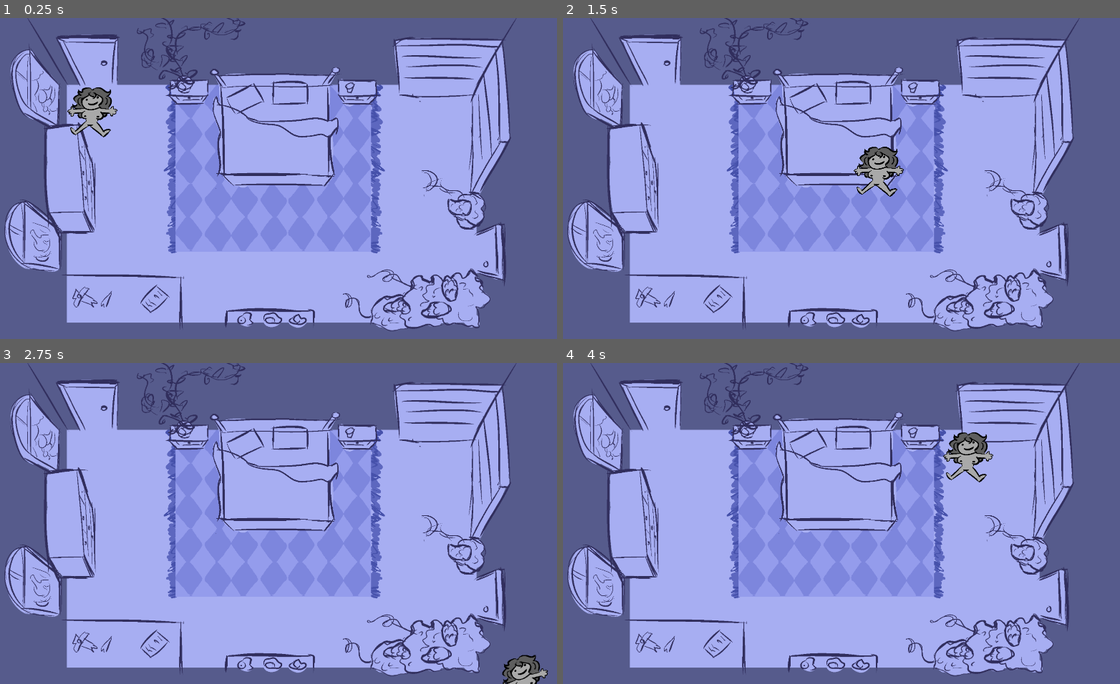
Above: before the commit, frames 1-4 (two rows, left to right).
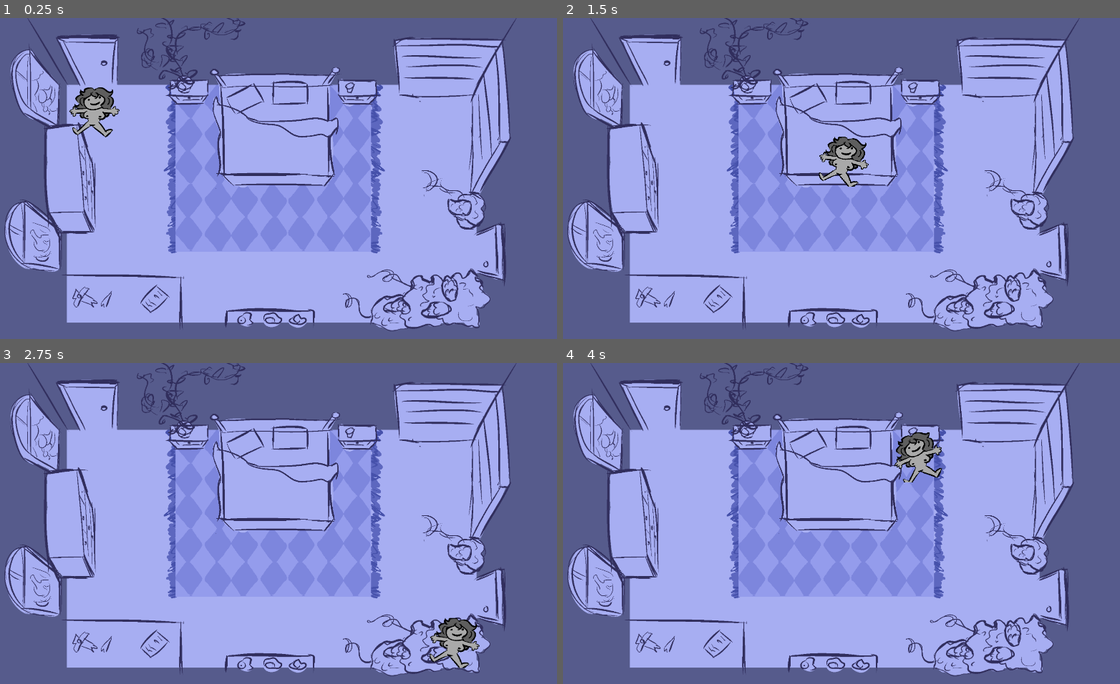
Above: after the commit, the same moments.

Repository: Jigamaree/Witchs-Orders
Game: Godot game, scene res://Scenes/Room_Bedroom.tscn
Two runs of this game, one before a commit and one after it. Both use one fixed random seed, a clock stepped at 60 frames per second and the inputs below.
Inputs:
- Up to frame 1 (0.25 s): no input
- Up to frame 2 (1.5 s): tap Enter at 0.5 s; hold Right (ui_right) 0.53-1.28 s; hold Down (ui_down) from 1.28 s (still down)
- Up to frame 3 (2.75 s): release Down (ui_down) at 2.03 s; hold Right (ui_right) from 2.03 s (still down)
- Up to frame 4 (4 s): release Right (ui_right) at 2.78 s; hold Up (ui_up) 2.78-3.53 s; hold Left (ui_left) from 3.53 s (still down)

The runs differ from the first frame. In frame 1, 0.5% of the frame differs, in the area x 12-22%, y 21-38%; in frame 2, 1.6%; in frame 3, 1.4%; in frame 4, 1.6%, in the area x 59-78%, y 21-38%.

Commit message:
Changed back movement. First invisible wall: in place

Diff:
--- a/Scenes/PlayerCharacter.tscn
+++ b/Scenes/PlayerCharacter.tscn
@@ -36,7 +36,7 @@
 [node name="characterSprite2D" type="AnimatedSprite2D" parent="." unique_id=1049455970]
 position = Vector2(86, 88)
 sprite_frames = SubResource("SpriteFrames_id6tp")
-frame_progress = 0.63378847
+frame_progress = 0.9181613
 
 [node name="playerCollisionShape2D" type="CollisionShape2D" parent="." unique_id=1060945957]
 position = Vector2(85, 87.5)
--- a/Scenes/Room_Bedroom.tscn
+++ b/Scenes/Room_Bedroom.tscn
@@ -2,6 +2,10 @@
 
 [ext_resource type="PackedScene" uid="uid://mfyiyjn3xqfg" path="res://Scenes/PlayerCharacter.tscn" id="1_7wu3l"]
 [ext_resource type="Texture2D" uid="uid://b323e23x8pls5" path="res://Art/Backgrounds/BedroomTest.png" id="1_sec1b"]
+
+[sub_resource type="WorldBoundaryShape2D" id="WorldBoundaryShape2D_sec1b"]
+normal = Vector2(0.99977374, 0.021271782)
+distance = 269.30075
 
 [node name="RoomBedroom" type="Control" unique_id=742149808]
 layout_mode = 3
@@ -25,4 +29,9 @@
 texture = ExtResource("1_sec1b")
 
 [node name="PlayerCharacter" parent="." unique_id=725370827 instance=ExtResource("1_7wu3l")]
-position = Vector2(275, 229)
+position = Vector2(282, 229)
+
+[node name="StaticBody2D" type="StaticBody2D" parent="." unique_id=1165903164]
+
+[node name="CollisionShape2D" type="CollisionShape2D" parent="StaticBody2D" unique_id=2108223652]
+shape = SubResource("WorldBoundaryShape2D_sec1b")
--- a/Scripts/playerCharacter.gd
+++ b/Scripts/playerCharacter.gd
@@ -9,35 +9,18 @@
 	input_dir = Vector2.ZERO
 	var notMoving = false
 
-	if Input.is_action_pressed("ui_up"):
-		input_dir = Vector2.UP
-		move()
-	if Input.is_action_pressed("ui_down"):
-		input_dir = Vector2.DOWN
-		move()
-	if Input.is_action_pressed("ui_left"):
-		input_dir = Vector2.LEFT
-		move()
-	if Input.is_action_pressed("ui_right"):
-		input_dir = Vector2.RIGHT
-		move()
-	else: notMoving = true
+	var input_vector : Vector2 = Vector2(
+		Input.get_action_strength("ui_right") - Input.get_action_strength("ui_left"),
+		Input.get_action_strength("ui_down") - Input.get_action_strength("ui_up"))
+	velocity = input_vector*50000*delta
+	move_and_slide()
 
 	# animation control
-	if notMoving == true:
+	if input_vector != Vector2.ZERO:
+		characterSprite.play("walk")
+	else:
 		characterSprite.play("default")
-	else:
-		characterSprite.play("walk")
-	move_and_slide()
 
-func move():
-	if input_dir:
-		if moving == false:
-			moving = true
-			var tween = create_tween()
-			tween.tween_property(self, "position", position + input_dir*tile_size, 1)
-			tween.set_speed_scale(25)
-			tween.tween_callback(move_false)
 
 func move_false():
 	moving = false
